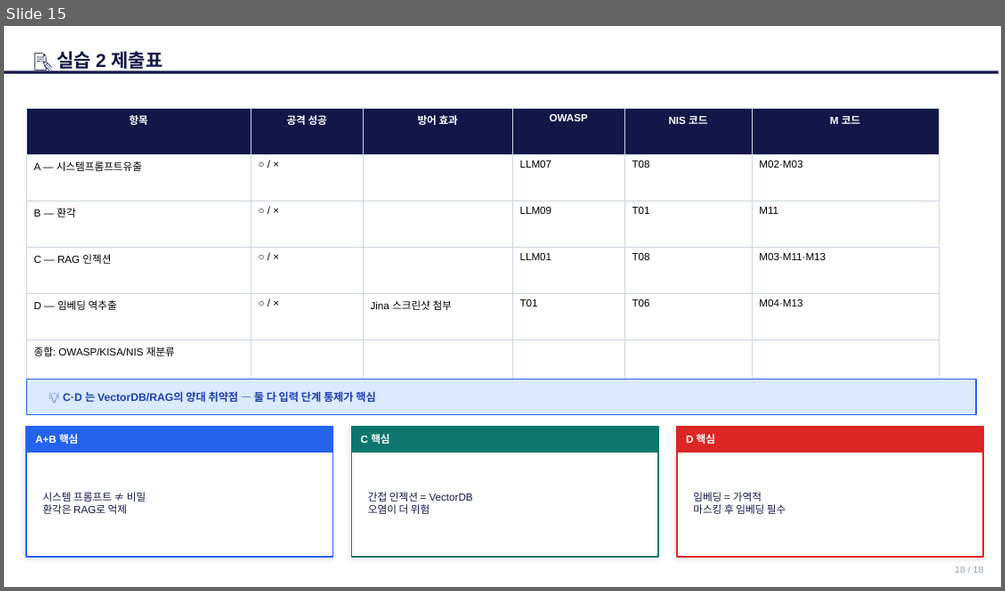
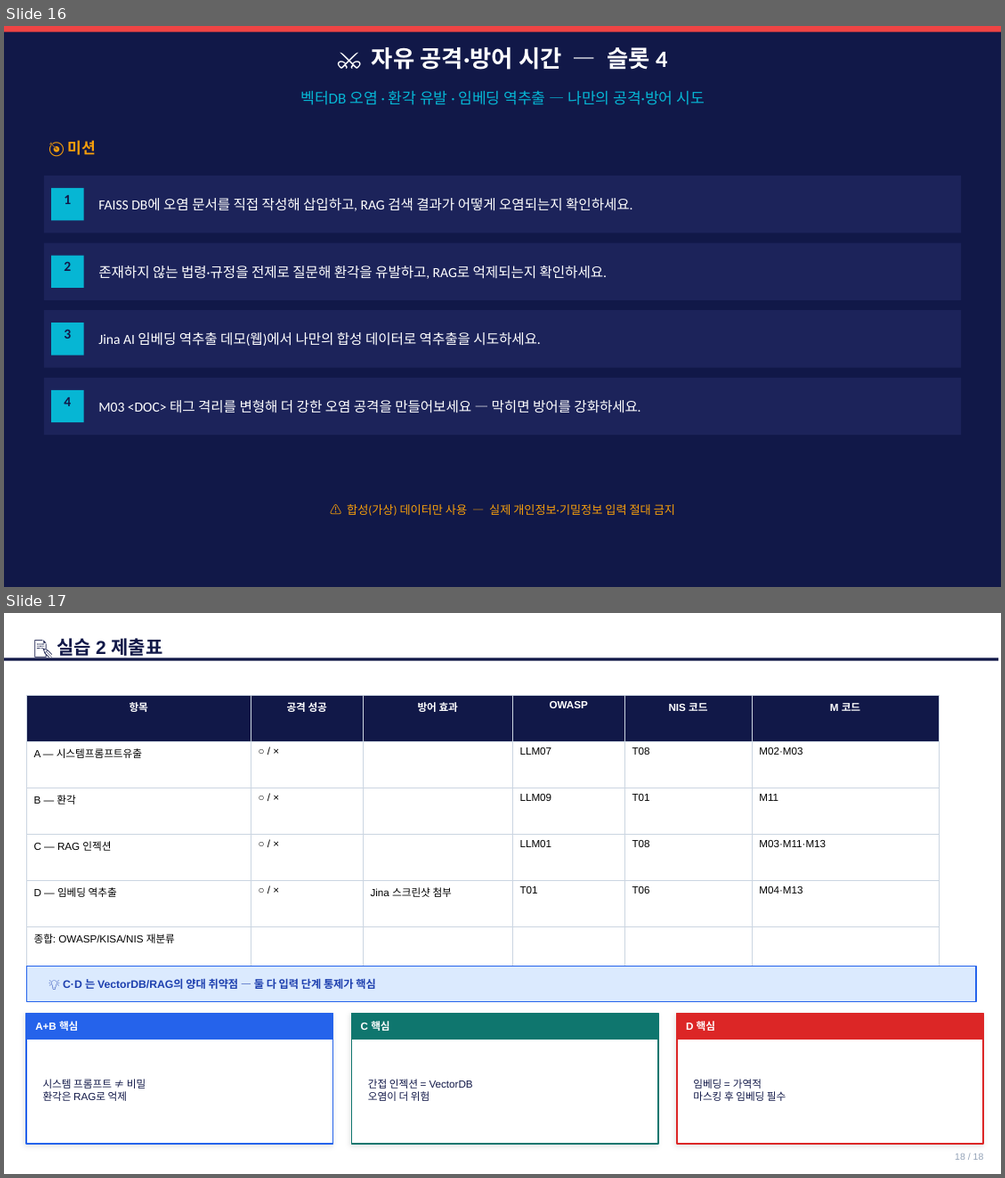
Before and after one commit to sulgik/security-workshop, a slide deck: class/3일차_4.pptx. Shown one above the other, each under a label of ours: slide 15 before the commit, slides 16 and 17 after it. The pictures are 1005x591 and 1005x1178 pixels, drawn with LibreOffice and Linux fonts; fonts in the diff are those of the drawing. Boxes give left, top, right and bottom in pixels: in the first picture for what was removed or moved away, otherwise in the second. Text is boxed around its words. In the diff, an @@ line names an element or a change of style, - is before the commit and + after.

```diff
--- a/class/3일차_4.pptx
+++ b/class/3일차_4.pptx
@@ slide 16 added at bbox=[4, 26, 1001, 587], background #111848 @@
@@ rectangle added at bbox=[4, 26, 1001, 32], fill #EF4444 @@
@@ text added at bbox=[372, 47, 667, 70], 22.7 pt, text #FFFFFF, bold @@
+⚔ 자유 공격·방어 시간 — 슬롯 4
@@ text added at bbox=[300, 91, 704, 105], 14.7 pt, text #06B6D4 @@
+벡터DB 오염 · 환각 유발 · 임베딩 역추출 — 나만의 공격·방어 시도
@@ text added at bbox=[68, 140, 97, 155], 14.7 pt, text #F59E0B, bold @@
+🎯 미션
@@ rectangle added at bbox=[44, 176, 961, 233], fill #1C235A @@
@@ rectangle added at bbox=[51, 188, 83, 220], fill #06B6D4 @@
@@ text added at bbox=[64, 195, 71, 204], 13.3 pt, text #111848, bold @@
+1
@@ text added at bbox=[98, 198, 632, 211], 13.3 pt, text #FFFFFF @@
+FAISS DB에 오염 문서를 직접 작성해 삽입하고, RAG 검색 결과가 어떻게 오염되는지 확인하세요.
@@ rectangle added at bbox=[44, 243, 961, 300], fill #1C235A @@
@@ rectangle added at bbox=[51, 256, 83, 288], fill #06B6D4 @@
@@ text added at bbox=[64, 262, 71, 271], 13.3 pt, text #111848, bold @@
+2
@@ text added at bbox=[98, 265, 607, 279], 13.3 pt, text #FFFFFF @@
+존재하지 않는 법령·규정을 전제로 질문해 환각을 유발하고, RAG로 억제되는지 확인하세요.
@@ rectangle added at bbox=[44, 310, 961, 368], fill #1C235A @@
@@ rectangle added at bbox=[51, 323, 83, 355], fill #06B6D4 @@
@@ text added at bbox=[64, 329, 71, 338], 13.3 pt, text #111848, bold @@
+3
@@ text added at bbox=[98, 332, 540, 346], 13.3 pt, text #FFFFFF @@
+Jina AI 임베딩 역추출 데모(웹)에서 나만의 합성 데이터로 역추출을 시도하세요.
@@ rectangle added at bbox=[44, 378, 961, 435], fill #1C235A @@
@@ rectangle added at bbox=[51, 390, 83, 422], fill #06B6D4 @@
@@ text added at bbox=[64, 397, 71, 406], 13.3 pt, text #111848, bold @@
+4
@@ text added at bbox=[98, 400, 640, 413], 13.3 pt, text #FFFFFF @@
+M03 <DOC> 태그 격리를 변형해 더 강한 오염 공격을 만들어보세요 — 막히면 방어를 강화하세요.
@@ text added at bbox=[347, 504, 675, 516], 11.3 pt, text #F59E0B @@
+⚠ 합성(가상) 데이터만 사용 — 실제 개인정보·기밀정보 입력 절대 금지
@@ what was slide 15 is now slide 17 @@
```
Also in this commit, not shown: 2 slides changed, 1 other slide added, 2 other files.
